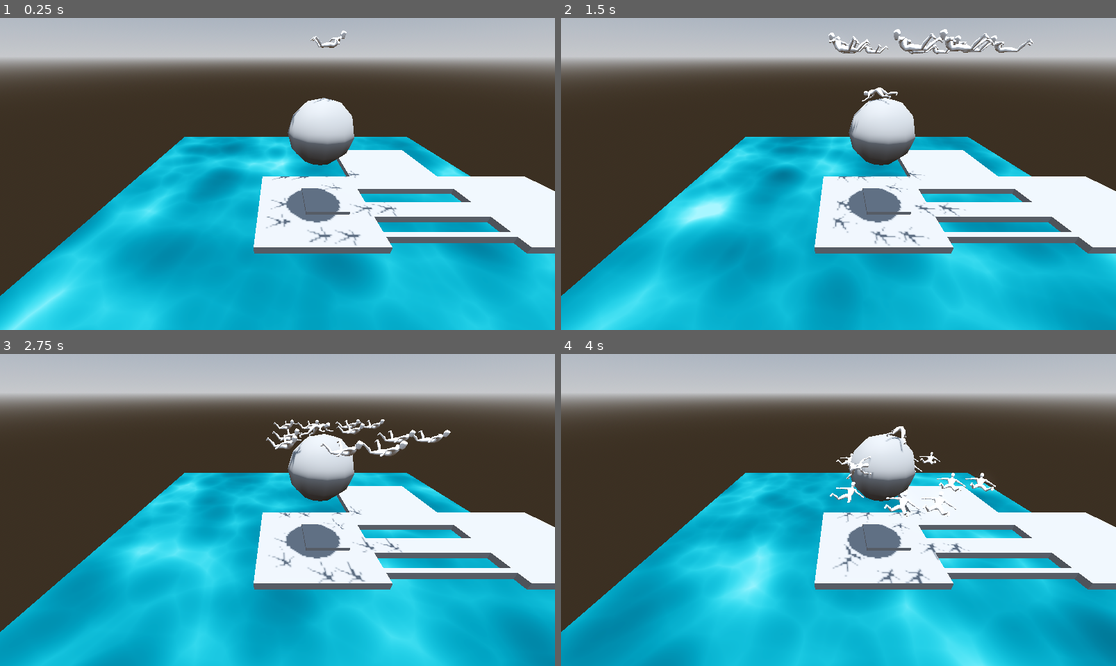
Above: before the commit, frames 1-4 (two rows, left to right).
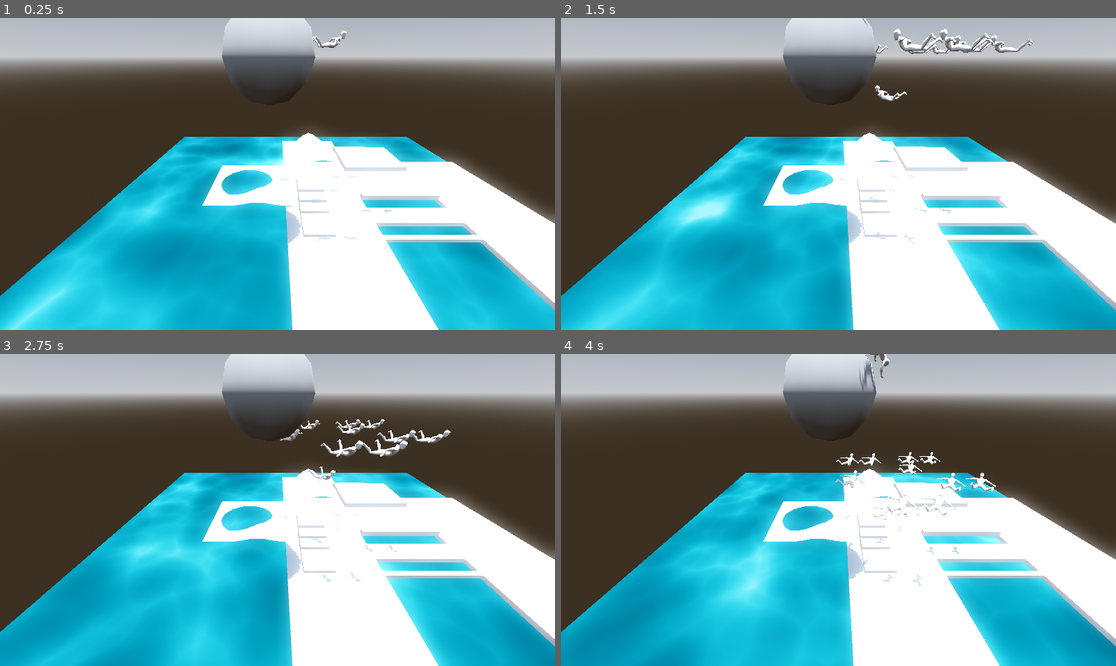
Above: after the commit, the same moments.

Repository: erinorina/godot_4_gdscripts
Game: Godot game, scene res://node_3d.tscn
Same seed, same stepped clock (60 frames per second), same inputs: the game is played once before the commit and once after it.
Inputs:
- Up to frame 1 (0.25 s): no input
- Up to frame 2 (1.5 s): tap Enter at 0.5 s; hold Right (ui_right) 0.53-1.28 s; hold Down (ui_down) from 1.28 s (still down)
- Up to frame 3 (2.75 s): release Down (ui_down) at 2.03 s; hold Right (ui_right) from 2.03 s (still down)
- Up to frame 4 (4 s): release Right (ui_right) at 2.78 s; hold Up (ui_up) 2.78-3.53 s; hold Left (ui_left) from 3.53 s (still down)

The runs differ from the first frame. In frame 1, 21% of the frame differs, in the area x 36-100%, y 0-100%; in frame 2, 21%; in frame 3, 21%; in frame 4, 21%.

Commit message:
collider name

Diff:
--- a/experiments/ai_walk_without_navmesh/Anim_man.gd
+++ b/experiments/ai_walk_without_navmesh/Anim_man.gd
@@ -19,6 +19,8 @@
 func _physics_process(delta):
 
 	var collider = ray.get_collider()
+#	if collider !=null:
+#		print("collider ", collider.name)
 
 #	ai_random_rotation(delta)
 #	ai_random_forward_backward(delta)
@@ -69,7 +71,7 @@
 var MAX_SPEED_BACK = 1.6
 
 func on_ground(_collider, _delta):
-	if ray.is_colliding() and _collider.name == "ground":
+	if ray.is_colliding() and _collider.name == "StaticBody3D"  : #and is_in_group("ground"): #
 		change_ray_length(-1)
 
 		if velocity_z > 0:
--- a/experiments/ai_walk_without_navmesh/node_3d.tscn
+++ b/experiments/ai_walk_without_navmesh/node_3d.tscn
@@ -2,6 +2,7 @@
 
 [ext_resource type="Material" path="res://water.tres" id="2_i0qkf"]
 [ext_resource type="PackedScene" uid="uid://nbweflimmwpt" path="res://man.tscn" id="2_joqsk"]
+[ext_resource type="PackedScene" uid="uid://bn3fml66lovfv" path="res://assets/world/world.glb" id="3_dcvso"]
 
 [sub_resource type="ProceduralSkyMaterial" id="ProceduralSkyMaterial_one0b"]
 sky_horizon_color = Color(0.64625, 0.65575, 0.67075, 1)
@@ -17,8 +18,6 @@
 glow_enabled = true
 
 [sub_resource type="BoxShape3D" id="BoxShape3D_s08b0"]
-
-[sub_resource type="BoxShape3D" id="BoxShape3D_l3ay1"]
 
 [sub_resource type="SphereShape3D" id="SphereShape3D_osf2i"]
 
@@ -71,87 +70,25 @@
 [node name="man12" parent="." instance=ExtResource("2_joqsk")]
 transform = Transform3D(1, 0, 0, 0, 1, 0, 0, 0, 1, 3.95391, 12, -0.480072)
 
-[node name="CSGBox3D" type="CSGBox3D" parent="."]
+[node name="CSGBox3D_water" type="CSGBox3D" parent="."]
 transform = Transform3D(1, 0, 0, 0, 1, 0, 0, 0, 1, 0, -16, 0)
 size = Vector3(32, 32, 32)
 material = ExtResource("2_i0qkf")
 
-[node name="water" type="StaticBody3D" parent="CSGBox3D"]
+[node name="water" type="StaticBody3D" parent="CSGBox3D_water"]
 transform = Transform3D(1, 0, 0, 0, 1, 0, 0, 0, 1, 0, 15.5, 0)
 
-[node name="CollisionShape3D" type="CollisionShape3D" parent="CSGBox3D/water"]
+[node name="CollisionShape3D" type="CollisionShape3D" parent="CSGBox3D_water/water"]
 shape = SubResource("BoxShape3D_s08b0")
 
-[node name="ground" type="StaticBody3D" parent="."]
-
-[node name="CollisionShape3D" type="CollisionShape3D" parent="ground"]
-transform = Transform3D(8, 0, 0, 0, 1, 0, 0, 0, 8, 0, 0, 0)
-shape = SubResource("BoxShape3D_l3ay1")
-
-[node name="CSGBox3D2" type="CSGBox3D" parent="ground/CollisionShape3D"]
-transform = Transform3D(0.125, 0, 0, 0, 1, 0, 0, 0, 0.125, 0, 0, 0)
-size = Vector3(8, 1, 8)
-
-[node name="ground" type="StaticBody3D" parent="ground"]
-transform = Transform3D(1, 0, 0, 0, 1, 0, 0, 0, 1, 6, 0, 8)
-
-[node name="CollisionShape3D" type="CollisionShape3D" parent="ground/ground"]
-transform = Transform3D(8, 0, 0, 0, 1, 0, 0, 0, 8, 0, 0, 0)
-shape = SubResource("BoxShape3D_l3ay1")
-
-[node name="CSGBox3D2" type="CSGBox3D" parent="ground/ground/CollisionShape3D"]
-transform = Transform3D(0.125, 0, 0, 0, 1, 0, 0, 0, 0.125, 0, 0, 0)
-size = Vector3(8, 1, 8)
-
-[node name="ground" type="StaticBody3D" parent="ground/ground"]
-transform = Transform3D(0.2, 0, 0, 0, 1, 0, 0, 0, 1, -6.6, 0, 0)
-
-[node name="CollisionShape3D" type="CollisionShape3D" parent="ground/ground/ground"]
-transform = Transform3D(8, 0, 0, 0, 1, 0, 0, 0, 8, 0, 0, 0)
-shape = SubResource("BoxShape3D_l3ay1")
-
-[node name="CSGBox3D2" type="CSGBox3D" parent="ground/ground/ground/CollisionShape3D"]
-transform = Transform3D(0.125, 0, 0, 0, 1, 0, 0, 0, 0.125, 0, 0, 0)
-size = Vector3(8, 1, 8)
-
-[node name="ground" type="StaticBody3D" parent="ground/ground/ground"]
-transform = Transform3D(5, 0, 0, 0, 1, 0, 0, 0, 1, 3, 0, 8)
-
-[node name="CollisionShape3D" type="CollisionShape3D" parent="ground/ground/ground/ground"]
-transform = Transform3D(8, 0, 0, 0, 1, 0, 0, 0, 8, 0, 0, 0)
-shape = SubResource("BoxShape3D_l3ay1")
-
-[node name="CSGBox3D2" type="CSGBox3D" parent="ground/ground/ground/ground/CollisionShape3D"]
-transform = Transform3D(0.125, 0, 0, 0, 1, 0, 0, 0, 0.125, 0, 0, 0)
-size = Vector3(8, 1, 8)
-
-[node name="ground" type="StaticBody3D" parent="ground/ground/ground/ground"]
-transform = Transform3D(0.0559392, 0, 0, 0, 1, 0, 0, 0, 1, -3, 0, -8)
-
-[node name="CollisionShape3D" type="CollisionShape3D" parent="ground/ground/ground/ground/ground"]
-transform = Transform3D(8, 0, 0, 0, 1, 0, 0, 0, 8, 0, 0, 0)
-shape = SubResource("BoxShape3D_l3ay1")
-
-[node name="CSGBox3D2" type="CSGBox3D" parent="ground/ground/ground/ground/ground/CollisionShape3D"]
-transform = Transform3D(0.125, 0, 0, 0, 1, 0, 0, 0, 0.125, 0, 0, 0)
-size = Vector3(8, 1, 8)
-
-[node name="ground" type="StaticBody3D" parent="ground/ground/ground/ground/ground"]
-transform = Transform3D(6.56711, 0, 0, 0, 0.999998, -5.66017e-08, 0, 1.49011e-07, 0.379847, 59.1306, 0.202154, -7.12209)
-
-[node name="CollisionShape3D" type="CollisionShape3D" parent="ground/ground/ground/ground/ground/ground"]
-transform = Transform3D(8, 0, 0, 0, 1, 0, 0, 0, 8, 0, 0, 0)
-shape = SubResource("BoxShape3D_l3ay1")
-
-[node name="CSGBox3D2" type="CSGBox3D" parent="ground/ground/ground/ground/ground/ground/CollisionShape3D"]
-transform = Transform3D(0.125, 0, 0, 0, 1, 0, 0, 0, 0.125, 0, 0, 0)
-size = Vector3(8, 1, 8)
-
 [node name="sphere" type="StaticBody3D" parent="."]
-transform = Transform3D(1, 0, 0, 0, 1, 0, 0, 0, 1, 0, 6, 0)
+transform = Transform3D(1, 0, 0, 0, 1, 0, 0, 0, 1, -2, 10, -3)
 
 [node name="CollisionShape3D" type="CollisionShape3D" parent="sphere"]
 transform = Transform3D(4, 0, 0, 0, 4, 0, 0, 0, 4, 0, 0, 0)
 shape = SubResource("SphereShape3D_osf2i")
 
 [node name="CSGSphere3D" type="CSGSphere3D" parent="sphere/CollisionShape3D"]
+
+[node name="ground_gltf" parent="." groups=["ground"] instance=ExtResource("3_dcvso")]
+transform = Transform3D(1, 0, 0, 0, 1, 0, 0, 0, 1, 0, -0.420484, 0)
Not shown, added: experiments/ai_walk_without_navmesh/assets/world/node_3d.gltf
Not shown, added: experiments/ai_walk_without_navmesh/assets/world/node_3d.gltf.import
Binary file added: experiments/ai_walk_without_navmesh/assets/world/world.glb
Not shown, added: experiments/ai_walk_without_navmesh/assets/world/world.glb.import
Not shown, added: experiments/ai_walk_without_navmesh/assets/world/node_3d0.bin
Not shown, added: experiments/ai_walk_without_navmesh/assets/world/world.blend
Not shown, added: experiments/ai_walk_without_navmesh/assets/world/world.blend1
